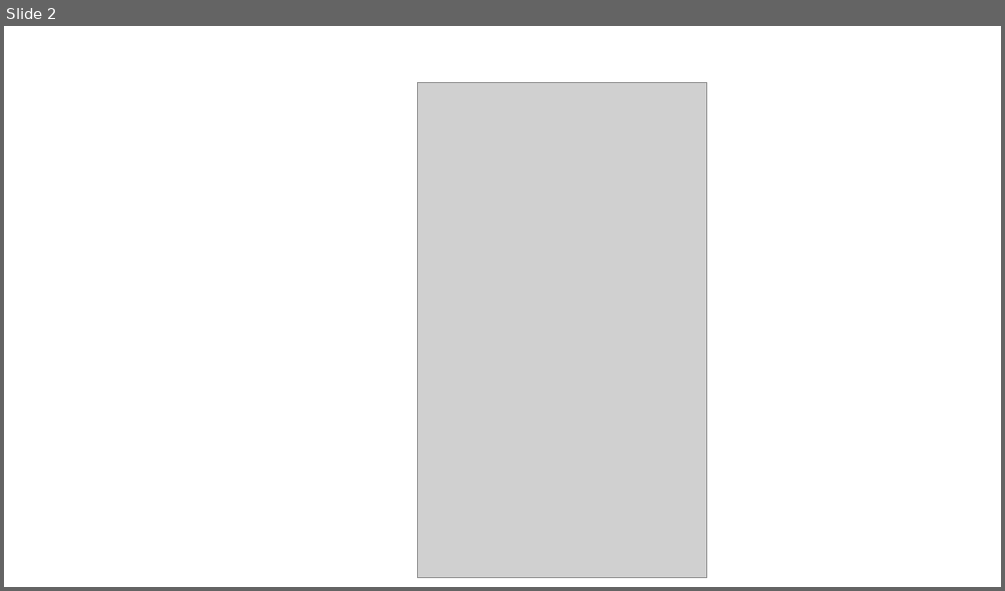
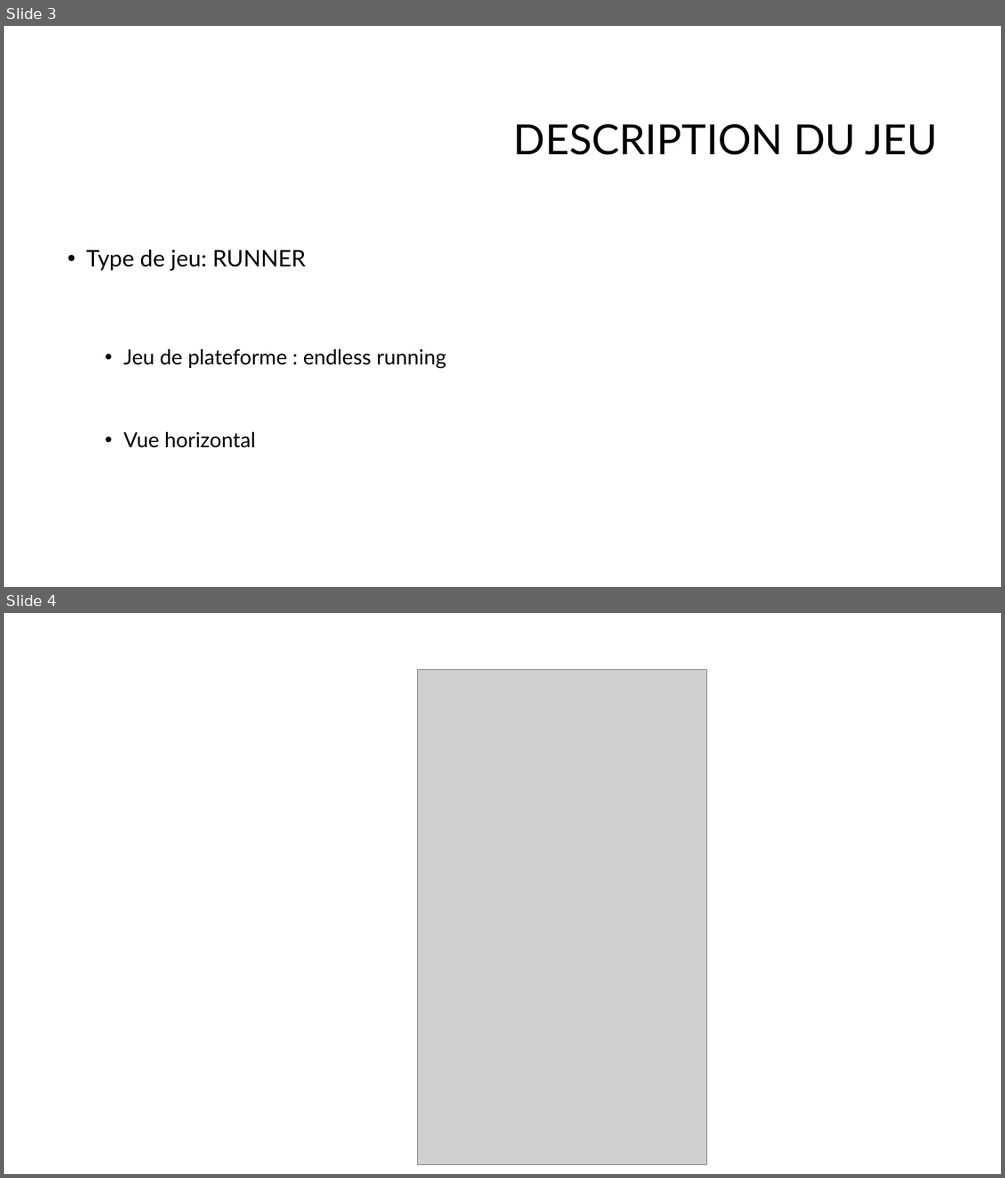
Before and after one commit to Elvonnia/Runner, a slide deck: runner.pptx. Shown one above the other, each under a label of ours: slide 2 before the commit, slides 3 and 4 after it. The pictures are 1005x591 and 1005x1178 pixels, drawn with LibreOffice and Linux fonts; fonts in the diff are those of the drawing; grey boxes stand for pictures; background and template pictures are left out. Boxes give left, top, right and bottom in pixels: in the first picture for what was removed or moved away, otherwise in the second. Text is boxed around its words. In the diff, an @@ line names an element or a change of style, - is before the commit and + after.

```diff
--- a/runner.pptx
+++ b/runner.pptx
@@ slide 3 added at bbox=[4, 26, 1001, 587], background #FFFFFF @@
@@ title added at bbox=[514, 124, 938, 155], 40 pt, text #000000 @@
+DESCRIPTION DU JEU
@@ text added at bbox=[86, 249, 446, 448], 20 pt, text #000000 @@
+• Type de jeu: RUNNER
+  • Jeu de plateforme : endless running
+  • Vue horizontal
@@ what was slide 2 is now slide 4 @@
```
Also in this commit, not shown: 1 slide changed, 3 other slides added.
